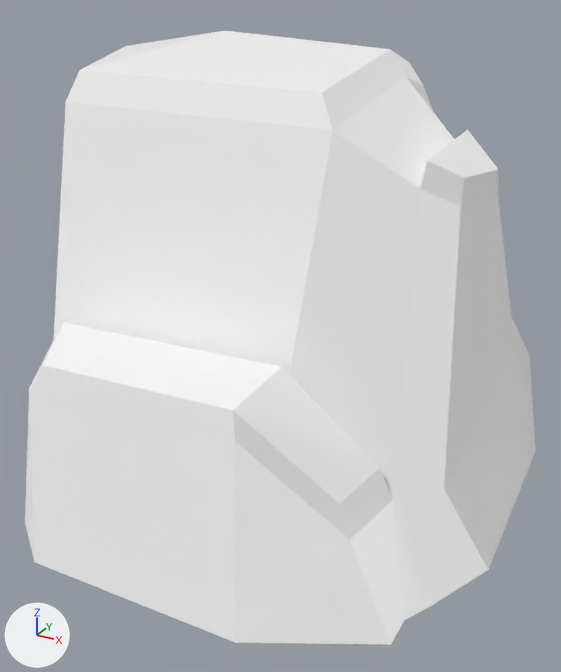
Renders of the glTF model assets/nature_lowpoly/Rock_Snow_5.glb from each side of a commit.
Before and after are seen from a 50 mm camera at (0.467, -0.911, 0.66) aimed at (-0.016, -0.034, 0.222). Every picture has the same lights, and +X, +Y and +Z are marked at lower left. The picture after the commit comes second.

Objects in the first picture: 'Rock_Snow_5'.
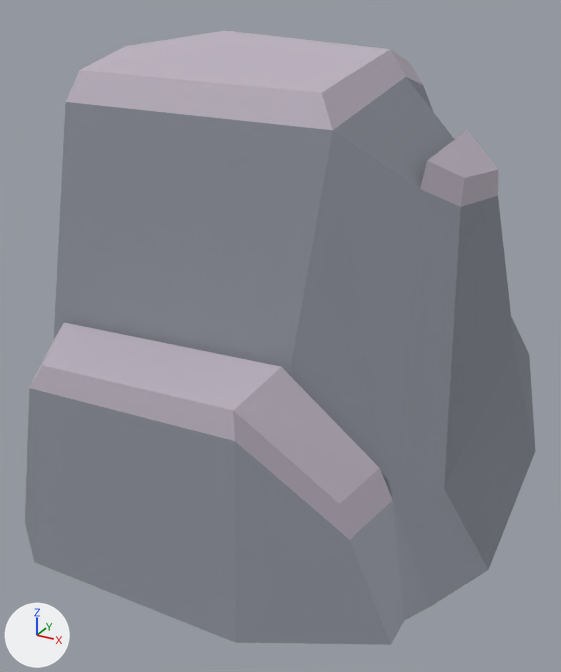
Where the change shows, as pixel boxes (x1, y1, x2, y2) in the pictures (561 x 672 px):
'Rock_Snow_5', recoloured, surface changed (white to grey): (25, 31, 536, 645) in both

The edits, one by one:
In material 'Rock' (mat_rock), metallic goes from 1.0 to 0.0.
Material 'Rock' (mat_rock) changes colour from white #ffffff to grey #878b96; in linear values from (1.0, 1.0, 1.0) to (0.244, 0.258, 0.303).
In material 'Rock' (mat_rock), roughness goes from 1.0 to 0.9.
In material 'Snow' (mat_snow), metallic goes from 1.0 to 0.0.
Material 'Snow' (mat_snow) changes colour from white #ffffff to light grey #bcb3c0; in linear values from (1.0, 1.0, 1.0) to (0.503, 0.451, 0.527).
In material 'Snow' (mat_snow), roughness goes from 1.0 to 0.9.
